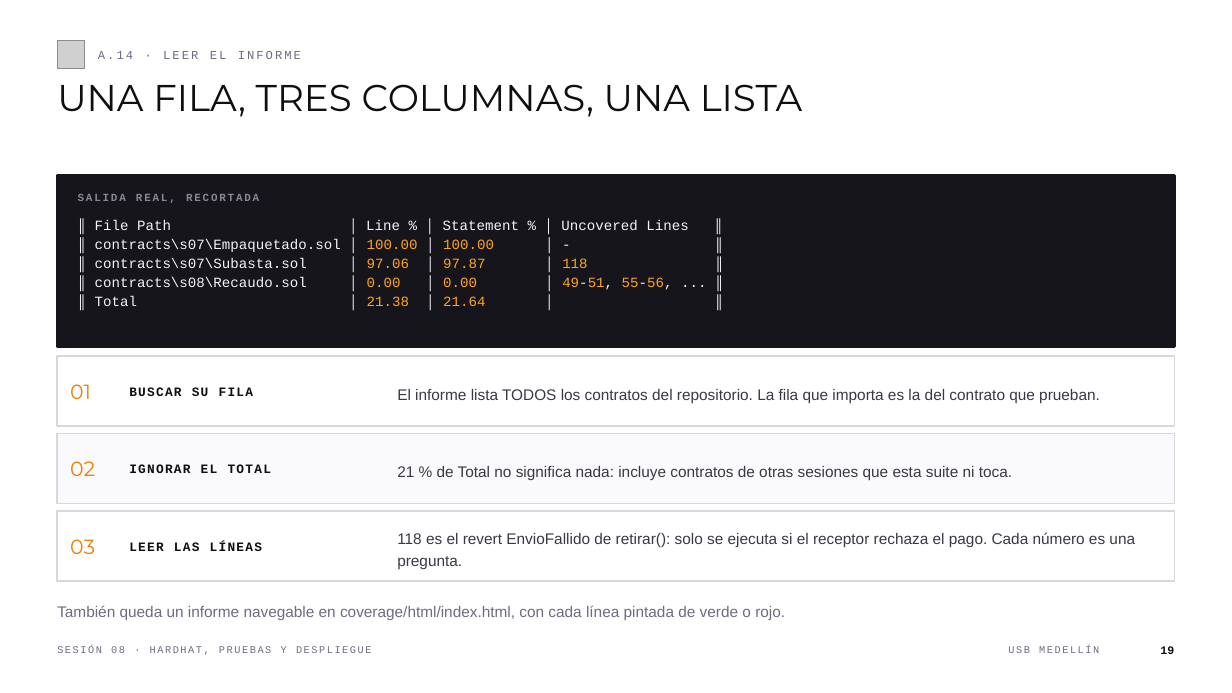
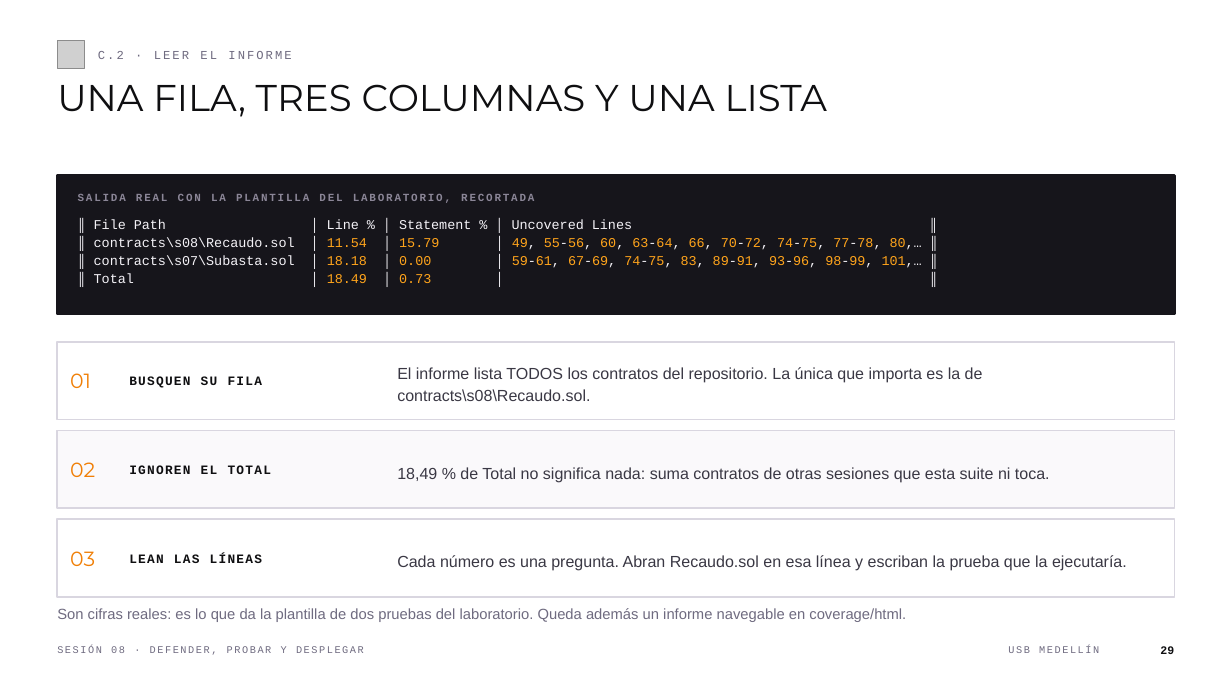
Before and after one commit to andresdapena81/curso-blockchain-web3-usb, a slide deck: slide 29 of material/Sesion-08-Blockchain-Web3.pptx (slide 19 before the commit). Drawn at 1232x693 pixels with LibreOffice and Linux fonts; fonts in the diff are those of the drawing; grey boxes stand for pictures. Boxes give left, top, right and bottom in pixels: in the first picture for what was removed or moved away, otherwise in the second. Text is boxed around its words. In the diff, an @@ line names an element or a change of style, - is before the commit and + after.

```diff
--- a/material/Sesion-08-Blockchain-Web3.pptx
+++ b/material/Sesion-08-Blockchain-Web3.pptx
@@ text at (98, 51, 291, 59): text changed @@
-A.14 · LEER EL INFORME
+C.2 · LEER EL INFORME
@@ text at (57, 84, 827, 117): text changed @@
-UNA FILA, TRES COLUMNAS, UNA LISTA
+UNA FILA, TRES COLUMNAS Y UNA LISTA
@@ rectangle: place and size @@
-rectangle at (57, 176, 1175, 347)
+rectangle at (57, 176, 1175, 314)
@@ text at (78, 194, 534, 203): text changed @@
-SALIDA REAL, RECORTADA
+SALIDA REAL CON LA PLANTILLA DEL LABORATORIO, RECORTADA
@@ text at (94, 220, 632, 229): size 11 to 10.5 pt in "║ File Path │ Line % │ ..." @@
@@ text at (327, 238, 922, 283): text changed; size 11 to 10.5 pt @@
-║ contracts\s07\Empaquetado.sol │ 100.00 │ 100.00 │ - ║
-║ contracts\s07\Subasta.sol │ 97.06 │ 97.87 │ 118 ║
-║ contracts\s08\Recaudo.sol │ 0.00 │ 0.00 │ 49-51, 55-56, ... ║
-║ Total │ 21.38 │ 21.64 │ ║
+║ contracts\s08\Recaudo.sol │ 11.54 │ 15.79 │ 49, 55-56, 60, 63-64, 66, 70-72, 74-75, 77-78, 80,… ║
+║ contracts\s07\Subasta.sol │ 18.18 │ 0.00 │ 59-61, 67-69, 74-75, 83, 89-91, 93-96, 98-99, 101,… ║
+║ Total │ 18.49 │ 0.73 │ ║
@@ rectangle: place and size @@
-rectangle at (57, 356, 1175, 426)
+rectangle at (57, 342, 1175, 420)
@@ text "01": place and size @@
-text "01" at (70, 384, 91, 399)
+text "01" at (70, 373, 91, 388)
@@ text at (129, 376, 262, 388): text changed @@
-BUSCAR SU FILA
+BUSQUEN SU FILA
@@ text at (397, 367, 983, 401): text changed; size 12 to 12.5 pt @@
-El informe lista TODOS los contratos del repositorio. La fila que importa es la del contrato que prueban.
+El informe lista TODOS los contratos del repositorio. La única que importa es la de contracts\s08\Recaudo.sol.
@@ rectangle: place and size @@
-rectangle at (57, 433, 1175, 504)
+rectangle at (57, 431, 1175, 508)
@@ text at (129, 465, 271, 474): text changed @@
-IGNORAR EL TOTAL
+IGNOREN EL TOTAL
@@ text at (397, 467, 1050, 483): text changed; size 12 to 12.5 pt @@
-21 % de Total no significa nada: incluye contratos de otras sesiones que esta suite ni toca.
+18,49 % de Total no significa nada: suma contratos de otras sesiones que esta suite ni toca.
@@ rectangle: place and size @@
-rectangle at (57, 511, 1175, 581)
+rectangle at (57, 519, 1175, 597)
@@ text "03": place and size @@
-text "03" at (70, 539, 95, 554)
+text "03" at (70, 551, 95, 566)
@@ text at (129, 554, 262, 563): text changed @@
-LEER LAS LÍNEAS
+LEAN LAS LÍNEAS
@@ text at (397, 555, 1127, 571): text changed; size 12 to 12.5 pt @@
-118 es el revert EnvioFallido de retirar(): solo se ejecuta si el receptor rechaza el pago. Cada número es una pregunta.
+Cada número es una pregunta. Abran Recaudo.sol en esa línea y escriban la prueba que la ejecutaría.
@@ text at (57, 608, 906, 622): text changed; size 12 to 11.5 pt @@
-También queda un informe navegable en coverage/html/index.html, con cada línea pintada de verde o rojo.
+Son cifras reales: es lo que da la plantilla de dos pruebas del laboratorio. Queda además un informe navegable en coverage/html.
@@ text at (57, 646, 364, 655): text changed @@
-SESIÓN 08 · HARDHAT, PRUEBAS Y DESPLIEGUE
+SESIÓN 08 · DEFENDER, PROBAR Y DESPLEGAR
@@ text at (1160, 646, 1174, 654): text changed @@
-19
+29
```
Also in this commit, not shown: 29 other slides changed, 27 slides added, 13 slides removed, 2 other files.
